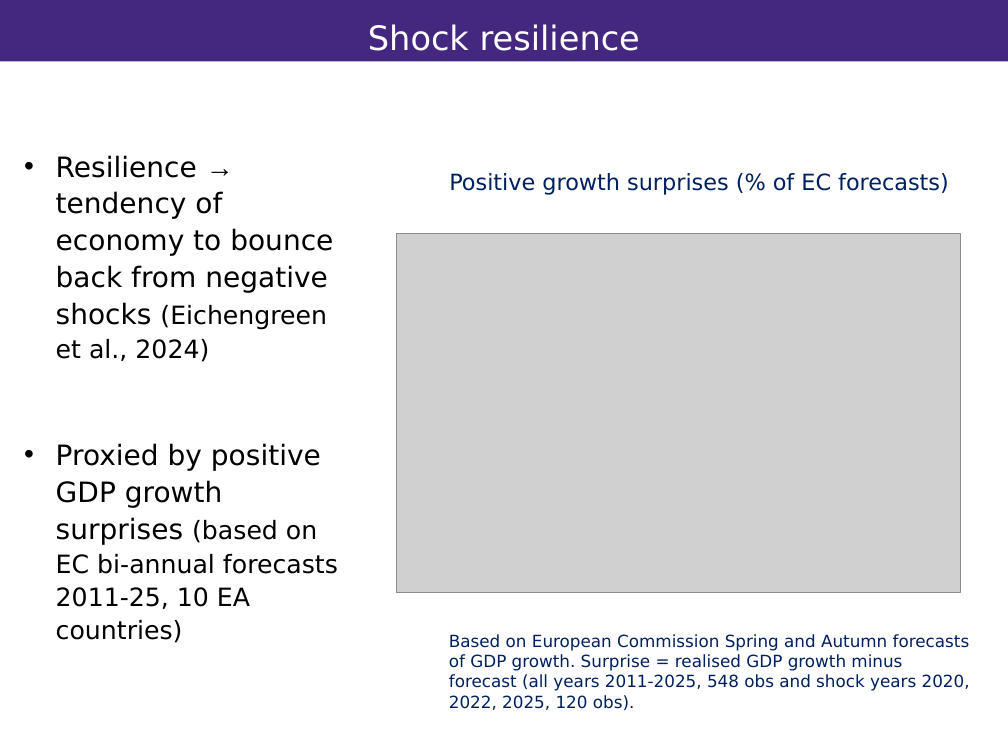
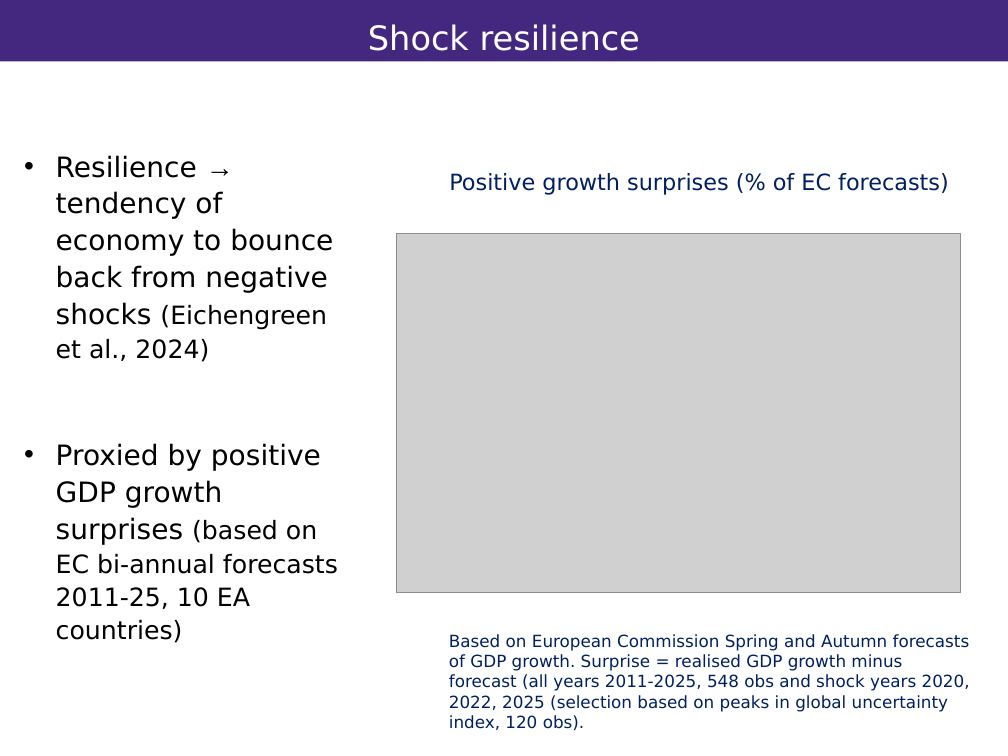
Before and after one commit to vandenEnd/scripts, a slide deck: slide 5 of Resilience.pptx. Drawn at 1008x756 pixels with LibreOffice and Linux fonts; fonts in the diff are those of the drawing; grey boxes stand for pictures; background and template pictures are left out. Boxes give left, top, right and bottom in pixels: in the first picture for what was removed or moved away, otherwise in the second. Text is boxed around its words. In the diff, an @@ line names an element or a change of style, - is before the commit and + after.

```diff
--- a/Resilience.pptx
+++ b/Resilience.pptx
@@ text at (449, 634, 970, 731): text changed @@
-Based on European Commission Spring and Autumn forecasts of GDP growth. Surprise = realised GDP growth minus forecast (all years 2011-2025, 548 obs and shock years 2020, 2022, 2025, 120 obs).
+Based on European Commission Spring and Autumn forecasts of GDP growth. Surprise = realised GDP growth minus forecast (all years 2011-2025, 548 obs and shock years 2020, 2022, 2025 (selection based on peaks in global uncertainty index, 120 obs).
```
Also in this commit, not shown: 2 other slides changed.
